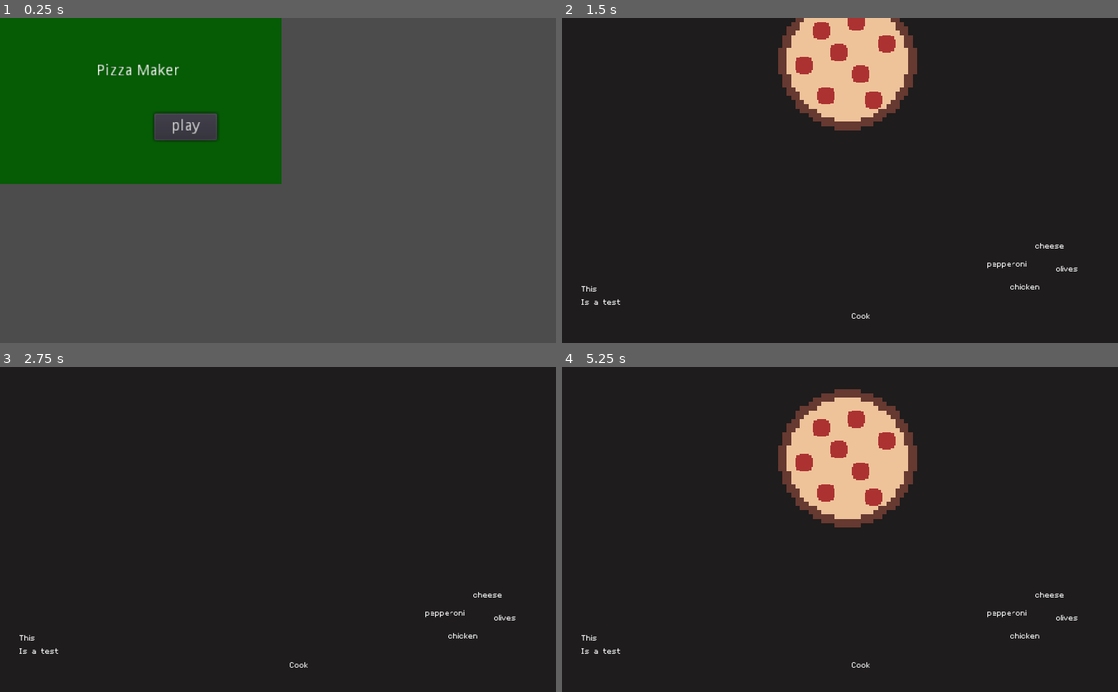
Above: before the commit, frames 1-4 (two rows, left to right).
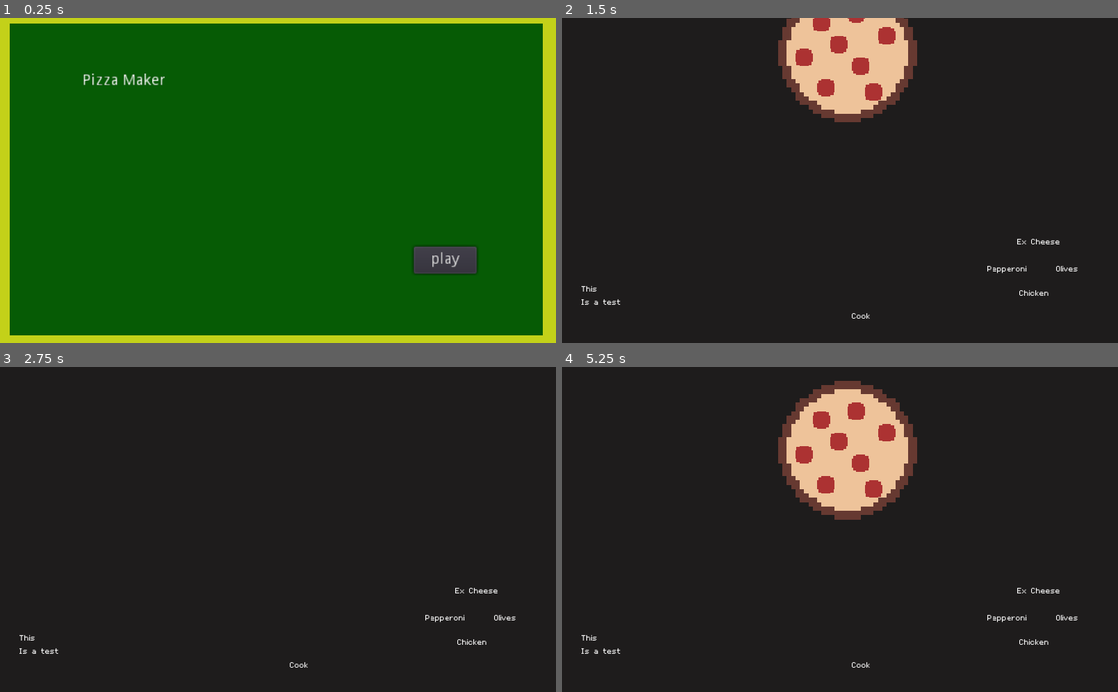
Above: after the commit, the same moments.

Repository: Boyquotes/pizza-maker
Game: Godot game, scene res://game/scene/main_menu.tscn
Same seed, same stepped clock (60 frames per second), same inputs: the game is played once before the commit and once after it.
Inputs:
- Up to frame 1 (0.25 s): no input
- Up to frame 2 (1.5 s): click "play" at 0.5 s; tap Enter (ui_accept) at 1.25 s; hold Right (right_topping) from 1.28 s (still down); hold Enter (ui_accept) from 1.28 s (still down)
- Up to frame 3 (2.75 s): release Right (right_topping) at 2.03 s; release Enter (ui_accept) at 2.03 s; hold Down (down_topping) from 2.03 s (still down); tap Enter (ui_accept) at 2.1, 2.27, 2.57 s
- Up to frame 4 (5.25 s): release Down (down_topping) at 2.78 s; hold Right (right_topping) 2.78-3.53 s; hold Enter (ui_accept) 2.78-3.53 s; hold Up (up_topping) 3.53-4.28 s; tap Enter (ui_accept) at 3.6, 3.77, 4.07, 5.1 s; hold Enter (ui_accept) 4.28-5.03 s; hold Left (left_topping) from 4.28 s (still down)

The runs differ from the first frame. In frame 1, 77% of the frame differs, in the area x 0-100%, y 0-100%; in frame 2, 2.9%; in frame 3, 0.3%; in frame 4, 3.9%.

Commit message:
Add topping checker for pizza

Diff:
--- a/game/HUD.gd
+++ b/game/HUD.gd
@@ -19,15 +19,15 @@
 
 func update_labels(shift_down: bool) -> void:
 	if shift_down:
-		self.topping_up.text = Global.toppings.alt_up
-		self.topping_down.text = Global.toppings.alt_down
-		self.topping_left.text = Global.toppings.alt_left
-		self.topping_right.text = Global.toppings.alt_right
+		self.topping_up.text = Global.toppings.alt_up.capitalize()
+		self.topping_down.text = Global.toppings.alt_down.capitalize()
+		self.topping_left.text = Global.toppings.alt_left.capitalize()
+		self.topping_right.text = Global.toppings.alt_right.capitalize()
 	else:
-		self.topping_up.text = Global.toppings.up
-		self.topping_down.text = Global.toppings.down
-		self.topping_left.text = Global.toppings.left
-		self.topping_right.text = Global.toppings.right
+		self.topping_up.text = Global.toppings.up.capitalize()
+		self.topping_down.text = Global.toppings.down.capitalize()
+		self.topping_left.text = Global.toppings.left.capitalize()
+		self.topping_right.text = Global.toppings.right.capitalize()
 
 
 func _set_font() -> void:
--- a/game/game.gd
+++ b/game/game.gd
@@ -5,40 +5,38 @@
 onready var pizza: Pizza = get_node("Pizza")
 
 
-
-
 func _ready() -> void:
 	pass
 
 func _process(delta: float) -> void:
-
 	self.is_shift_held = Input.is_action_pressed("left_shift")
-
 	$HUD.update_labels(self.is_shift_held)
 
-	if Input.is_action_just_pressed("ui_accept"):
+
+func _unhandled_key_input(event: InputEventKey) -> void:
+	if event.is_action_pressed("ui_accept"):
 		# $Pizza.pulse()
 		$AnimationPlayer.play("slide_pizza_out")
 
-	if Input.is_action_just_pressed("up_topping"):
+	if event.is_action_pressed("up_topping"):
 		$Pizza.pulse()
 		if self.is_shift_held:
 			self.pizza.add_topping(Global.toppings.alt_up)
 		else:
 			self.pizza.add_topping(Global.toppings.up)
-	elif Input.is_action_just_pressed("down_topping"):
+	elif event.is_action_pressed("down_topping"):
 		$Pizza.pulse()
 		if self.is_shift_held:
 			self.pizza.add_topping(Global.toppings.alt_down)
 		else:
 			self.pizza.add_topping(Global.toppings.down)
-	elif Input.is_action_just_pressed("left_topping"):
+	elif event.is_action_pressed("left_topping"):
 		$Pizza.pulse()
 		if self.is_shift_held:
 			self.pizza.add_topping(Global.toppings.alt_left)
 		else:
 			self.pizza.add_topping(Global.toppings.left)
-	elif Input.is_action_just_pressed("right_topping"):
+	elif event.is_action_pressed("right_topping"):
 		$Pizza.pulse()
 		if self.is_shift_held:
 			self.pizza.add_topping(Global.toppings.alt_right)
--- a/game/game.tscn
+++ b/game/game.tscn
@@ -52,3 +52,5 @@
 [node name="AnimationPlayer" type="AnimationPlayer" parent="."]
 anims/slide_pizza_in = SubResource( 1 )
 anims/slide_pizza_out = SubResource( 2 )
+
+[node name="Timer" type="Timer" parent="."]
--- a/game/global/global.gd
+++ b/game/global/global.gd
@@ -2,14 +2,14 @@
 
 
 var toppings: Dictionary = {
-	"up": "cheese",
+	"up": "ex cheese",
 	"down": "chicken",
 	"left": "pepperoni",
 	"right": "olives",
 	"alt_up": "pineapple",
 	"alt_down": "mushrooms",
-	"alt_left": "topping 7",
-	"alt_right": "topping 8",
+	"alt_left": "g. pepers",
+	"alt_right": "onion",
 }
 
 
--- a/game/hud/HUD.tscn
+++ b/game/hud/HUD.tscn
@@ -6,26 +6,26 @@
 script = ExtResource( 1 )
 
 [node name="ToppingUp" type="Label" parent="."]
-margin_left = 429.0
-margin_top = 205.0
-margin_right = 469.0
-margin_bottom = 219.0
+margin_left = 418.0
+margin_top = 201.0
+margin_right = 458.0
+margin_bottom = 215.0
 text = "Peps"
 align = 1
 
 [node name="ToppingLeft" type="Label" parent="."]
 margin_left = 390.0
-margin_top = 222.0
+margin_top = 226.0
 margin_right = 430.0
-margin_bottom = 236.0
+margin_bottom = 240.0
 text = "Peps"
 align = 1
 
 [node name="ToppingDown" type="Label" parent="."]
-margin_left = 407.0
-margin_top = 243.0
-margin_right = 447.0
-margin_bottom = 257.0
+margin_left = 415.0
+margin_top = 249.0
+margin_right = 455.0
+margin_bottom = 263.0
 text = "Peps"
 align = 1
 
--- a/game/pizza/pizza.gd
+++ b/game/pizza/pizza.gd
@@ -50,4 +50,8 @@
 	pass
 
 func add_topping(topping: String) -> void:
-	print_debug(topping)
+	if !self.toppings.has(topping):
+		print_debug(str("adding ", topping))
+		self.toppings.append(topping)
+	else:
+		print(str("Pizza already has ", topping.capitalize()))
--- a/game/scene/main_menu.tscn
+++ b/game/scene/main_menu.tscn
@@ -10,20 +10,27 @@
 [node name="ColorRect" type="ColorRect" parent="."]
 margin_left = -2.0
 margin_top = -2.0
-margin_right = 259.0
-margin_bottom = 153.0
+margin_right = 512.0
+margin_bottom = 301.0
+color = Color( 0.764706, 0.819608, 0.0980392, 1 )
+
+[node name="ColorRect2" type="ColorRect" parent="."]
+margin_left = 9.0
+margin_top = 5.0
+margin_right = 500.0
+margin_bottom = 293.0
 color = Color( 0.0235294, 0.356863, 0.0196078, 1 )
 
 [node name="Label" type="Label" parent="."]
-margin_left = 89.0
-margin_top = 42.0
-margin_right = 171.0
-margin_bottom = 60.0
+margin_left = 76.0
+margin_top = 51.0
+margin_right = 158.0
+margin_bottom = 69.0
 text = "Pizza Maker"
 
 [node name="Button" type="Button" parent="."]
-margin_left = 142.0
-margin_top = 88.0
-margin_right = 200.0
-margin_bottom = 113.0
+margin_left = 381.0
+margin_top = 211.0
+margin_right = 439.0
+margin_bottom = 236.0
 text = "play"
Not shown, added: pizza-maker.pck
Not shown, added: pizza-maker.x86_64
